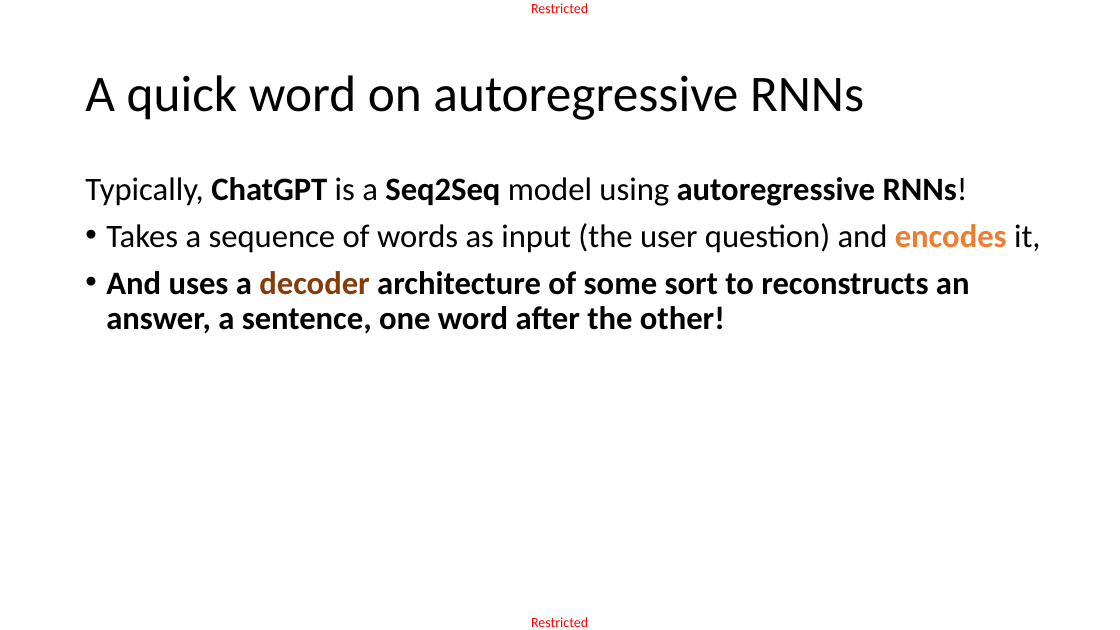
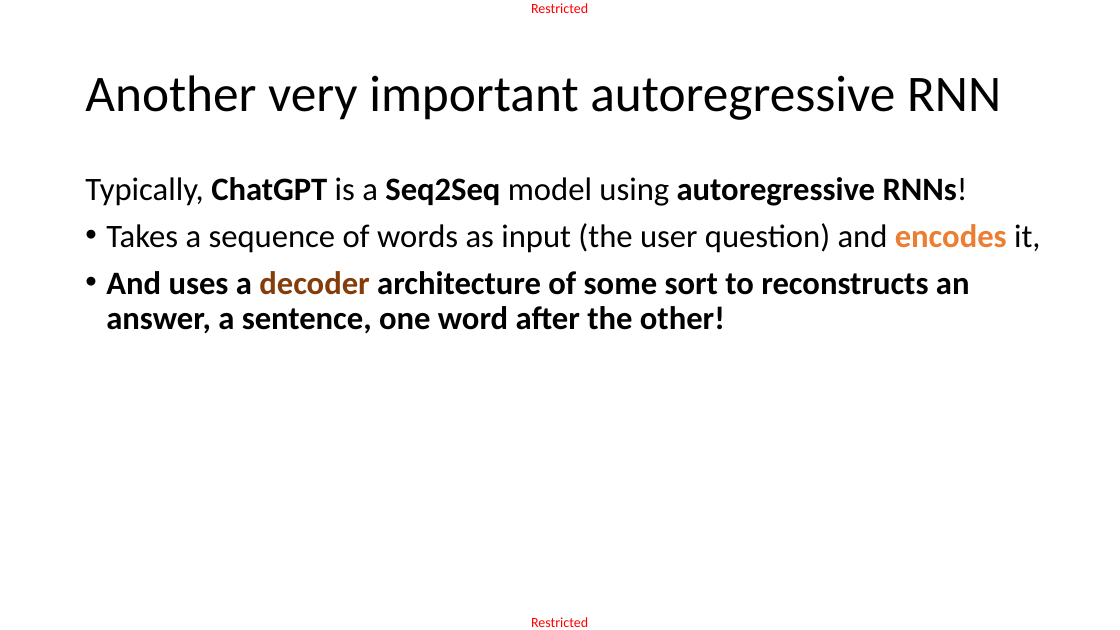
Before and after one commit to matthieudemari/SUTD_DL_50_039, a slide deck: slide 28 of W5/3. W5S3 final/W5S3.pptx (slide 26 before the commit). Drawn at 1120x630 pixels with LibreOffice and Linux fonts; fonts in the diff are those of the drawing. Boxes give left, top, right and bottom in pixels: in the first picture for what was removed or moved away, otherwise in the second. Text is boxed around its words. In the diff, an @@ line names an element or a change of style, - is before the commit and + after.

```diff
--- a/W5/3. W5S3 final/W5S3.pptx
+++ b/W5/3. W5S3 final/W5S3.pptx
@@ title at box(85, 75, 1001, 120): text changed @@
-A quick word on autoregressive RNNs
+Another very important autoregressive RNN
```
Also in this commit, not shown: 3 other slides changed, 2 slides added, 4 other files.
